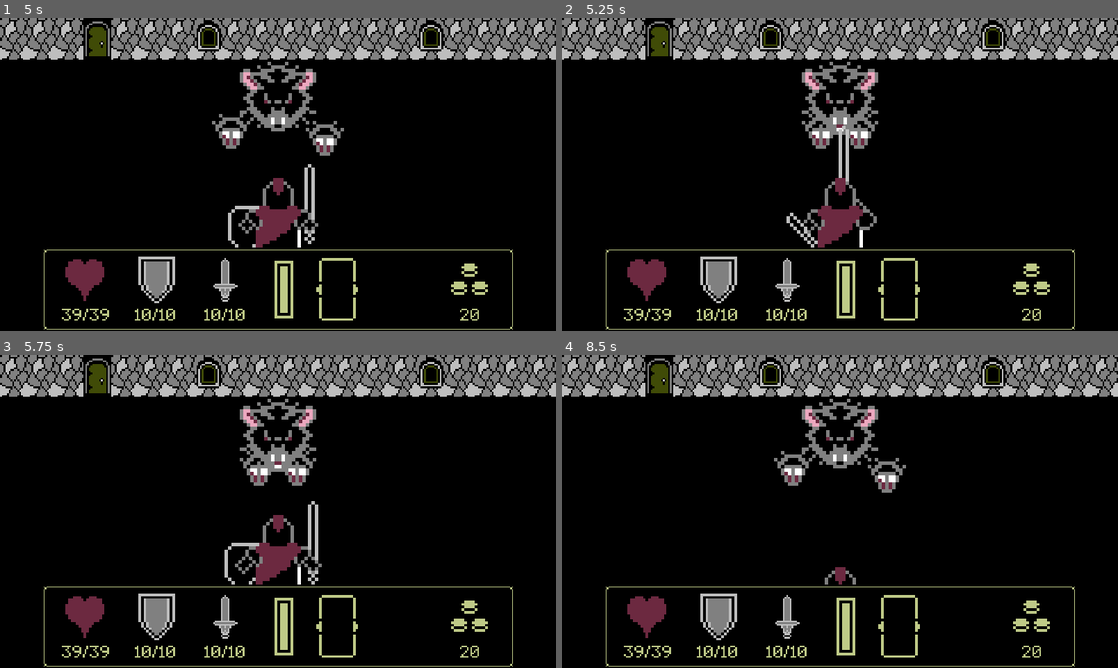
Above: before the commit, frames 1-4 (two rows, left to right).
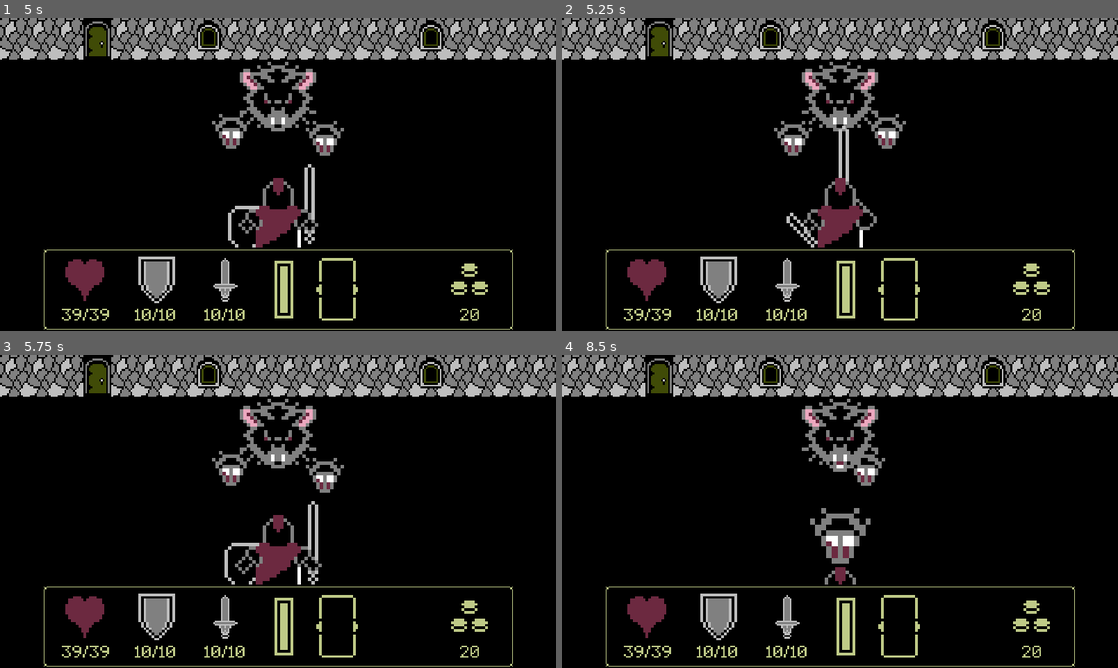
Above: after the commit, the same moments.

Repository: ChrisGlenn/tdaci
Game: Godot game, scene res://Scenes/Battleground/battleground.tscn
Two runs of this game, one before a commit and one after it. Both use one fixed random seed, a clock stepped at 60 frames per second and the inputs below.
Inputs:
- Up to frame 1 (5 s): tap Enter at 0.5, 3.5 s; hold Up (ci_UP) 0.53-2.03 s; tap Space (ci_A) at 0.6, 2, 2.1, 3.6 s; tap End (ci_END) at 1.35, 2.85, 4.35 s; hold Left (ci_LEFT) 2.03-3.53 s; hold Down (ci_DOWN) 3.53-4.28 s; hold Right (ci_RIGHT) from 4.28 s (still down)
- Up to frame 2 (5.25 s): release Right (ci_RIGHT) at 5.03 s; hold Up (ci_UP) from 5.03 s (still down); tap Space (ci_A) at 5.1 s
- Up to frame 3 (5.75 s): keep holding Up (ci_UP)
- Up to frame 4 (8.5 s): release Up (ci_UP) at 5.78 s; hold Right (ci_RIGHT) 5.78-8.03 s; tap End (ci_END) at 5.85, 7.35 s; tap Space (ci_A) at 6.5, 6.6, 8.1 s; hold Down (ci_DOWN) from 8.03 s (still down)

Frame 1 is identical in both runs. In frame 2, 1.2% of the frame differs, in the area x 38-62%, y 30-44%; in frame 3, 1.3%; in frame 4, 1.9%, in the area x 38-62%, y 30-67%.

Commit message:
8/29/2024 NOON

Diff:
--- a/Scenes/Battlers/Fighter_Battler/fighter_battler.tscn
+++ b/Scenes/Battlers/Fighter_Battler/fighter_battler.tscn
@@ -48,6 +48,90 @@
 "values": [Vector2(50, 0)]
 }
 
+[sub_resource type="Animation" id="Animation_q7n2s"]
+resource_name = "attack"
+length = 0.5
+tracks/0/type = "value"
+tracks/0/imported = false
+tracks/0/enabled = true
+tracks/0/path = NodePath("fighter_body/Sprite2D:frame")
+tracks/0/interp = 1
+tracks/0/loop_wrap = true
+tracks/0/keys = {
+"times": PackedFloat32Array(0, 0.1),
+"transitions": PackedFloat32Array(1, 1),
+"update": 1,
+"values": [2, 5]
+}
+tracks/1/type = "value"
+tracks/1/imported = false
+tracks/1/enabled = true
+tracks/1/path = NodePath("weapon_collider:position")
+tracks/1/interp = 1
+tracks/1/loop_wrap = true
+tracks/1/keys = {
+"times": PackedFloat32Array(0.1),
+"transitions": PackedFloat32Array(1),
+"update": 1,
+"values": [Vector2(14, -48)]
+}
+
+[sub_resource type="Animation" id="Animation_gu7jx"]
+resource_name = "block"
+length = 0.7
+tracks/0/type = "value"
+tracks/0/imported = false
+tracks/0/enabled = true
+tracks/0/path = NodePath("fighter_body/Sprite2D:frame")
+tracks/0/interp = 1
+tracks/0/loop_wrap = true
+tracks/0/keys = {
+"times": PackedFloat32Array(0),
+"transitions": PackedFloat32Array(1),
+"update": 1,
+"values": [2]
+}
+tracks/1/type = "value"
+tracks/1/imported = false
+tracks/1/enabled = true
+tracks/1/path = NodePath("fighter_body:position")
+tracks/1/interp = 1
+tracks/1/loop_wrap = true
+tracks/1/keys = {
+"times": PackedFloat32Array(0.0333333),
+"transitions": PackedFloat32Array(1),
+"update": 1,
+"values": [Vector2(0, 0)]
+}
+
+[sub_resource type="Animation" id="Animation_wc6ga"]
+resource_name = "dodge_back"
+length = 0.7
+tracks/0/type = "value"
+tracks/0/imported = false
+tracks/0/enabled = true
+tracks/0/path = NodePath("fighter_body/Sprite2D:frame")
+tracks/0/interp = 1
+tracks/0/loop_wrap = true
+tracks/0/keys = {
+"times": PackedFloat32Array(0),
+"transitions": PackedFloat32Array(1),
+"update": 1,
+"values": [2]
+}
+tracks/1/type = "value"
+tracks/1/imported = false
+tracks/1/enabled = true
+tracks/1/path = NodePath("fighter_body:position")
+tracks/1/interp = 1
+tracks/1/loop_wrap = true
+tracks/1/keys = {
+"times": PackedFloat32Array(0),
+"transitions": PackedFloat32Array(1),
+"update": 1,
+"values": [Vector2(0, 60)]
+}
+
 [sub_resource type="Animation" id="Animation_wjgqs"]
 resource_name = "dodge_left"
 length = 0.7
@@ -118,90 +202,6 @@
 "transitions": PackedFloat32Array(1),
 "update": 1,
 "values": [Vector2(50, 0)]
-}
-
-[sub_resource type="Animation" id="Animation_gu7jx"]
-resource_name = "block"
-length = 0.7
-tracks/0/type = "value"
-tracks/0/imported = false
-tracks/0/enabled = true
-tracks/0/path = NodePath("fighter_body/Sprite2D:frame")
-tracks/0/interp = 1
-tracks/0/loop_wrap = true
-tracks/0/keys = {
-"times": PackedFloat32Array(0),
-"transitions": PackedFloat32Array(1),
-"update": 1,
-"values": [2]
-}
-tracks/1/type = "value"
-tracks/1/imported = false
-tracks/1/enabled = true
-tracks/1/path = NodePath("fighter_body:position")
-tracks/1/interp = 1
-tracks/1/loop_wrap = true
-tracks/1/keys = {
-"times": PackedFloat32Array(0.0333333),
-"transitions": PackedFloat32Array(1),
-"update": 1,
-"values": [Vector2(0, 0)]
-}
-
-[sub_resource type="Animation" id="Animation_wc6ga"]
-resource_name = "dodge_back"
-length = 0.7
-tracks/0/type = "value"
-tracks/0/imported = false
-tracks/0/enabled = true
-tracks/0/path = NodePath("fighter_body/Sprite2D:frame")
-tracks/0/interp = 1
-tracks/0/loop_wrap = true
-tracks/0/keys = {
-"times": PackedFloat32Array(0),
-"transitions": PackedFloat32Array(1),
-"update": 1,
-"values": [2]
-}
-tracks/1/type = "value"
-tracks/1/imported = false
-tracks/1/enabled = true
-tracks/1/path = NodePath("fighter_body:position")
-tracks/1/interp = 1
-tracks/1/loop_wrap = true
-tracks/1/keys = {
-"times": PackedFloat32Array(0),
-"transitions": PackedFloat32Array(1),
-"update": 1,
-"values": [Vector2(0, 60)]
-}
-
-[sub_resource type="Animation" id="Animation_q7n2s"]
-resource_name = "attack"
-length = 0.5
-tracks/0/type = "value"
-tracks/0/imported = false
-tracks/0/enabled = true
-tracks/0/path = NodePath("fighter_body/Sprite2D:frame")
-tracks/0/interp = 1
-tracks/0/loop_wrap = true
-tracks/0/keys = {
-"times": PackedFloat32Array(0, 0.1),
-"transitions": PackedFloat32Array(1, 1),
-"update": 1,
-"values": [2, 5]
-}
-tracks/1/type = "value"
-tracks/1/imported = false
-tracks/1/enabled = true
-tracks/1/path = NodePath("weapon_collider:position")
-tracks/1/interp = 1
-tracks/1/loop_wrap = true
-tracks/1/keys = {
-"times": PackedFloat32Array(0.1),
-"transitions": PackedFloat32Array(1),
-"update": 1,
-"values": [Vector2(14, -48)]
 }
 
 [sub_resource type="AnimationLibrary" id="AnimationLibrary_578nr"]
--- a/Scenes/Battlers/Rat/rat_battler.gd
+++ b/Scenes/Battlers/Rat/rat_battler.gd
@@ -10,6 +10,7 @@
 @export var attack_chance : int = 4 # 1 to 10 if it's lower than this number incrementer goes up
 @export var rat_incrementer : int = 10 # how much the temperment rises
 @export var rat_block_incrementer : int = 50 # defaults to 50
+@export var block_cooldown : int = 100 # this cool down period has the rat ALWAYS blocking
 @export var rat_state_timer : int = 60 # every time this hits zero the rat will check and see it's next move
 var RAT_STATE : String = "IDLE" # IDLE, ATTACK, DEAD, BLOCK
 var rat_temperment : int = 0 # when it reaches 100 the rat will attack
@@ -18,10 +19,12 @@
 var is_hit : bool = false # if the rat is hit
 var will_block : bool = false # if the rat will block the next hit
 var hit_timer : int = 50 # how long the rat is in a 'hit' state
+var block_cooldown_rec # records the block_cooldown setting
 
 
 func _ready():
 	RNG.randomize() # seed random
+	block_cooldown_rec = block_cooldown # record the block_cooldown setting
 
 func _process(delta):
 	rat_ai(delta)
@@ -84,9 +87,15 @@
 				if rat_block >= 100:
 					will_block = true # the rat WILL block the next attack
 				is_hit = false # hit is done
+		# BLOCK COOLDOWN CONTROL
+		if will_block:
+			if block_cooldown > 0:
+				block_cooldown -= clock * Globals.timer_ctrl # decrement the timer
+			else:
+				will_block = false # the rat will no longer block all attacks
 	else:
 		# THE RAT IS DEAD
-		print("RAT IS DEAD") # DEBUG
+		RAT_ANIM.play("die") # play the dead animation
 
 
 func _on_animation_rat_animation_finished(anim_name):
@@ -98,7 +107,8 @@
 		RAT_STATE = "IDLE" # return to IDLE after HIT
 	elif anim_name == "block":
 		rat_block = 0 # reset the rat_defense (used for blocking)
-		will_block = false # rat will NOT block next round
+		# will_block = false # rat will NOT block next round
+		block_cooldown = block_cooldown_rec # reset the block cooldown
 		rat_state_timer = 60 # reset the timer
 		RAT_STATE = "IDLE"
 
Not shown, changed: Notes/todo.txt
